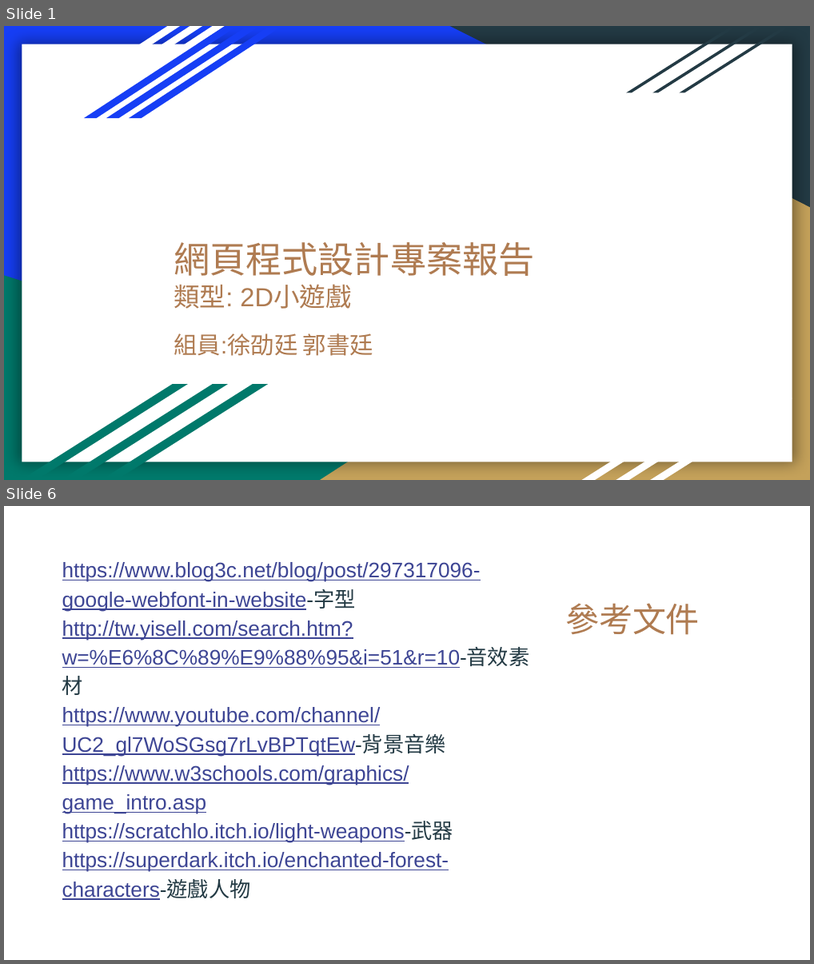
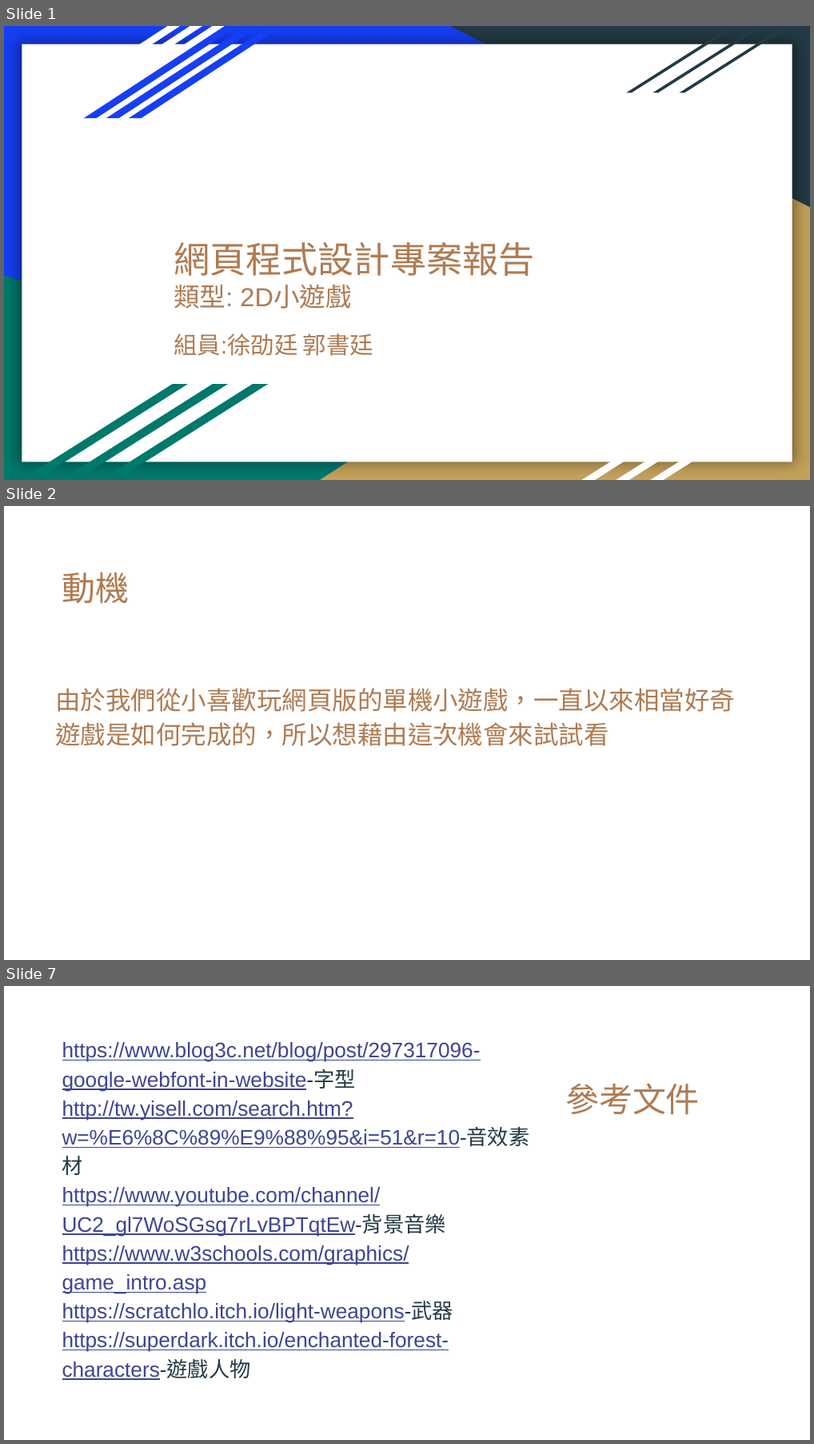
Before and after one commit to Hst0411/web, a slide deck: 00857105-00857141.pptx. Shown one above the other, each under a label of ours: slides 1 and 6 before the commit, slides 1, 2 and 7 after it; the slides between them are not shown. The pictures are 814x964 and 814x1444 pixels, drawn with LibreOffice and Linux fonts; fonts in the diff are those of the drawing. Boxes give left, top, right and bottom in pixels: in the first picture for what was removed or moved away, otherwise in the second. Text is boxed around its words. In the diff, an @@ line names an element or a change of style, - is before the commit and + after.

```diff
--- a/00857105-00857141.pptx
+++ b/00857105-00857141.pptx
@@ slide 2 added at (4, 506, 810, 960), background #FFFFFF @@
@@ title added at (62, 572, 129, 604), 40 pt, text #AF7B51 @@
+動機
@@ text added at (55, 688, 735, 746), 30 pt, text #AF7B51 @@
+由於我們從小喜歡玩網頁版的單機小遊戲，一直以來相當好奇遊戲是如何完成的，所以想藉由這次機會來試試看
@@ what was slide 6 is now slide 7 @@
```
Also in this commit, not shown: 4 slides changed.
